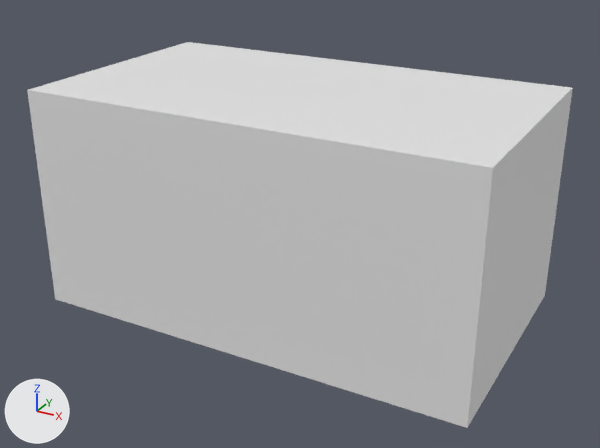
The Blender file BlenderModels/GasStation/Props/Dumpster.blend, before and after one commit.
The view is the same before and after, from a 50 mm lens placed at (2.32, -4.24, 2.64), pointed at (0.04, -0.09, 0.57). The lights are fixed; the arrows at lower left show +X, +Y and +Z. The picture after the commit comes second.

The older version as bpy lines, for what is in view:
```python
me_cube = bpy.data.meshes.new('Cube')
me_cube.from_pydata(...)  # a box spanning x -1.0..1.0, y -1.0..1.0, z -1.0..1.0
ob_dumpster = bpy.data.objects.new('Dumpster', me_cube)
ob_dumpster.location = (0.0, 0.0, 0.7)
ob_dumpster.scale = (1.4, 0.8, 0.7)
```
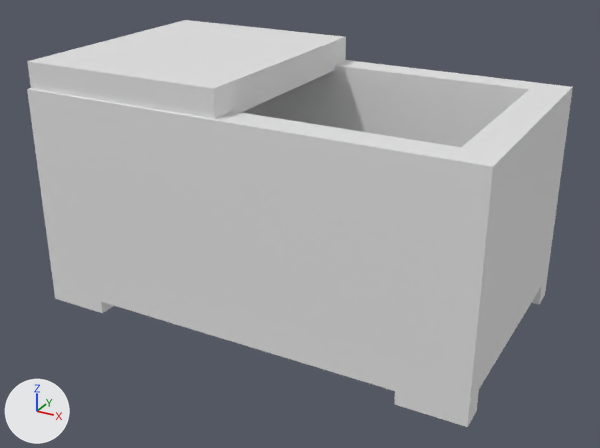
Changed parts and their boxes (x1, y1, x2, y2) in the pictures (600 x 448 px):
'Dumpster', moved, modifiers changed
    before: (27, 42, 573, 428)
    after: (27, 60, 573, 427)
'Cube.003', added
    after: (27, 20, 346, 119)

The change, as a diff of the scene's bpy script:
```diff
--- a/BlenderModels/GasStation/Props/Dumpster.blend.py
+++ b/BlenderModels/GasStation/Props/Dumpster.blend.py
@@ ob_dumpster @@
 ob_dumpster = bpy.data.objects.new('Dumpster', me_cube)
-ob_dumpster.location = (0.0, 0.0, 0.7)
+ob_dumpster.location = (0.0, 0.0, 0.705)
 ob_dumpster.scale = (1.4, 0.8, 0.7)
+_m = ob_dumpster.modifiers.new('Boolean', 'BOOLEAN')
+_m.object = ob_cube
+_m = ob_dumpster.modifiers.new('Boolean.001', 'BOOLEAN')
+_m.object = ob_cube_001
+_m = ob_dumpster.modifiers.new('Boolean.002', 'BOOLEAN')
+_m.object = ob_cube_002
@@ ob_cube_001 @@
+ob_cube_001 = bpy.data.objects.new('Cube.001', me_cube.copy())  # the mesh of ob_dumpster
+ob_cube_001.location = (0.0, 0.0, 0.0545)
+ob_cube_001.scale = (1.56, 0.651, -0.0879)
+ob_cube_001.hide_set(True)
@@ ob_cube_002 @@
+ob_cube_002 = bpy.data.objects.new('Cube.002', me_cube.copy())  # the mesh of ob_dumpster
+ob_cube_002.location = (0.0, 0.0, 0.0443)
+ob_cube_002.scale = (1.0, 1.0, 0.0442)
+ob_cube_002.hide_set(True)
@@ ob_cube @@
+ob_cube = bpy.data.objects.new('Cube', me_cube.copy())  # the mesh of ob_dumpster
+ob_cube.location = (0.0, 0.00528, 0.844)
+ob_cube.scale = (1.19, 0.616, 0.651)
+ob_cube.hide_set(True)
@@ ob_cube_003 @@
+ob_cube_003 = bpy.data.objects.new('Cube.003', me_cube.copy())  # the mesh of ob_dumpster
+ob_cube_003.location = (-0.739, -0.003, 1.471)
+ob_cube_003.scale = (0.652, 0.775, -0.0949)
```
